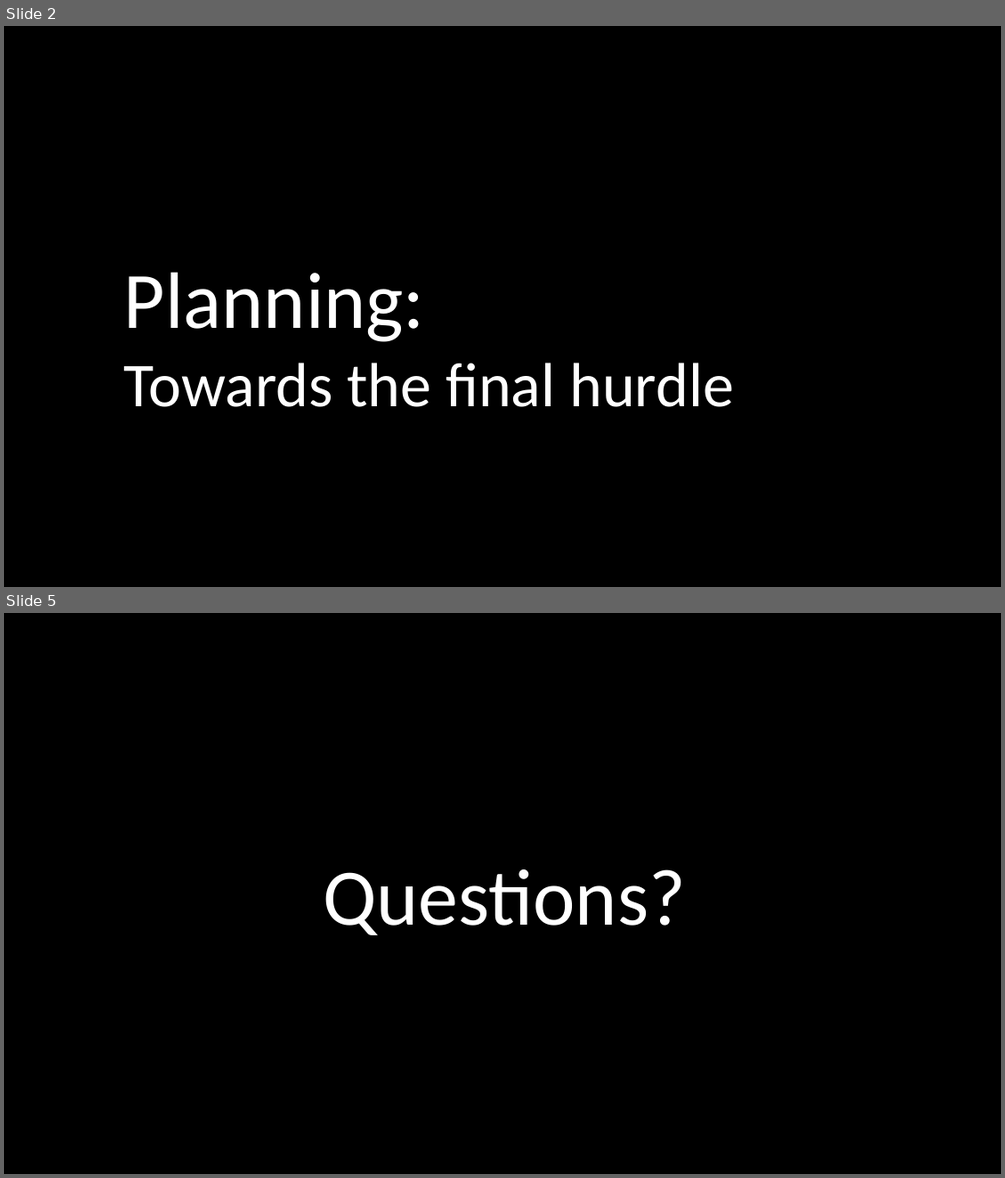
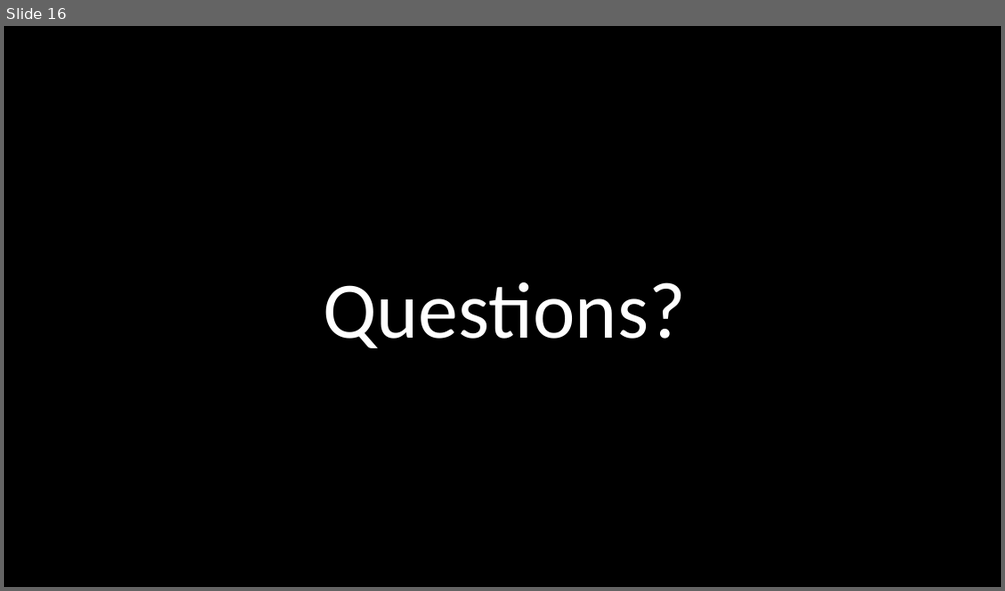
Before and after one commit to Falmouth-Games-Academy/ba-course-materials, a slide deck: GAM240/03/19-20-GAM240-Lecture-Planning.pptx. Shown one above the other, each under a label of ours: slides 2 and 5 before the commit, slide 16 after it; the slides between them are not shown. The pictures are 1005x1178 and 1005x591 pixels, drawn with LibreOffice and Linux fonts; fonts in the diff are those of the drawing. Boxes give left, top, right and bottom in pixels: in the first picture for what was removed or moved away, otherwise in the second. Text is boxed around its words. In the diff, an @@ line names an element or a change of style, - is before the commit and + after.

```diff
--- a/GAM240/03/19-20-GAM240-Lecture-Planning.pptx
+++ b/GAM240/03/19-20-GAM240-Lecture-Planning.pptx
@@ slide 2 removed at (x1=4, y1=26, x2=1001, y2=587), background #000000 @@
@@ text removed at (x1=124, y1=272, x2=734, y2=407) @@
-Planning:
-Towards the final hurdle
@@ what was slide 5 is now slide 16 @@
```
Also in this commit, not shown: 1 slide changed, 13 slides added, 1 other slide removed, 1 other file.
